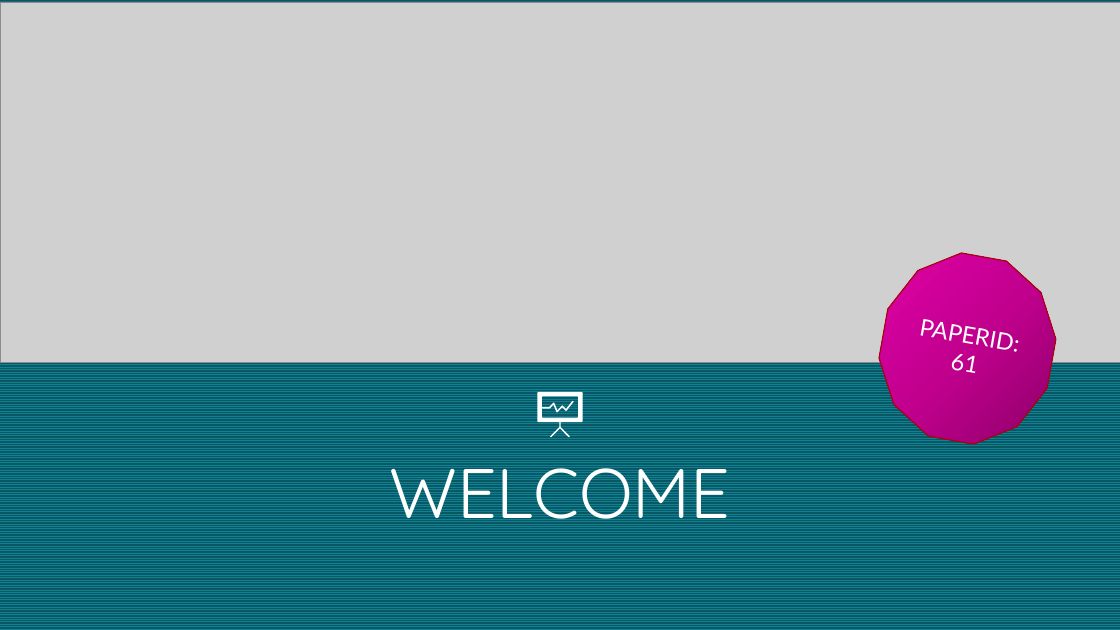
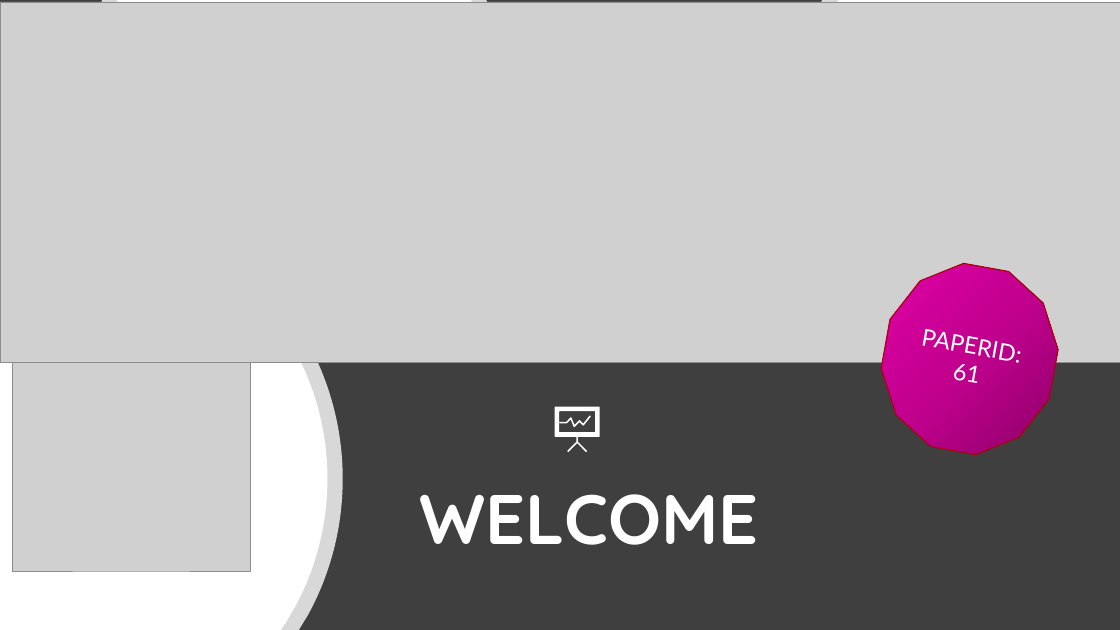
Before and after one commit to afnan2013/Afnan-s-China-Bistro, a slide deck: slide 1 of ICCCSP_2020_Presentation.pptx. Drawn at 1120x630 pixels with LibreOffice and Linux fonts; fonts in the diff are those of the drawing; grey boxes stand for pictures. Boxes give left, top, right and bottom in pixels: in the first picture for what was removed or moved away, otherwise in the second. Text is boxed around its words. In the diff, an @@ line names an element or a change of style, - is before the commit and + after.

```diff
--- a/ICCCSP_2020_Presentation.pptx
+++ b/ICCCSP_2020_Presentation.pptx
@@ background pattern #0D8295 on #085764 to #3F3F3F @@
@@ freeform shape added at <box>99,0,489,225</box>, fill #FFFFFF at 80% opacity @@
@@ freeform shape added at <box>114,0,474,210</box>, fill #FFFFFF @@
@@ freeform shape added at <box>804,0,1120,348</box>, fill #FFFFFF at 80% opacity @@
@@ freeform shape added at <box>819,0,1120,333</box>, fill #FFFFFF @@
@@ freeform shape added at <box>0,195,343,630</box>, fill #FFFFFF at 80% opacity @@
@@ freeform shape added at <box>0,210,328,630</box>, fill #FFFFFF @@
@@ dodecagon "PAPERID: 61": place and size @@
-dodecagon "PAPERID: 61" at <box>867,242,1068,455</box>
+dodecagon "PAPERID: 61" at <box>870,253,1070,466</box>
@@ picture added at <box>12,333,250,571</box> @@
@@ freeform shape: place and size @@
-freeform shape at <box>538,392,583,438</box>
+freeform shape at <box>555,407,600,452</box>
@@ freeform shape: place and size @@
-freeform shape at <box>542,401,574,413</box>
+freeform shape at <box>560,416,592,428</box>
@@ title "WELCOME": place and size @@
-title "WELCOME" at <box>390,448,731,537</box>
+title "WELCOME" at <box>420,494,759,545</box>
@@ title "WELCOME" at <box>420,494,759,545</box>: bold on; alignment centre to left @@
```
Also in this commit, not shown: 6 other slides changed, 17 slides added, 4 slides removed.
